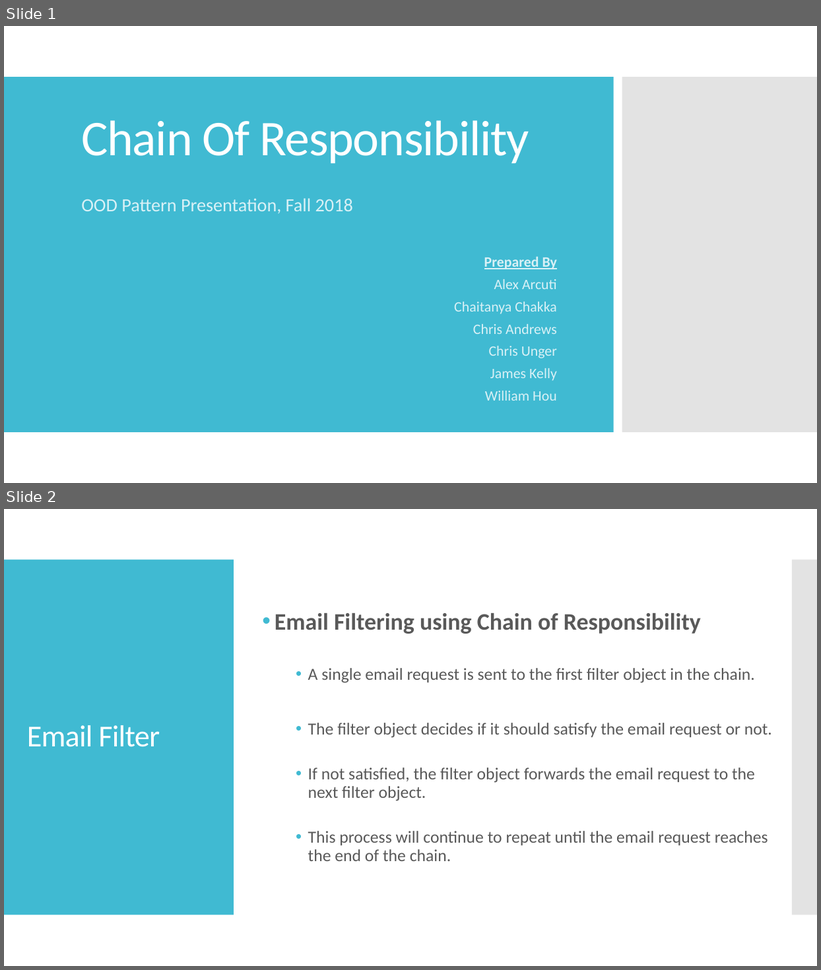
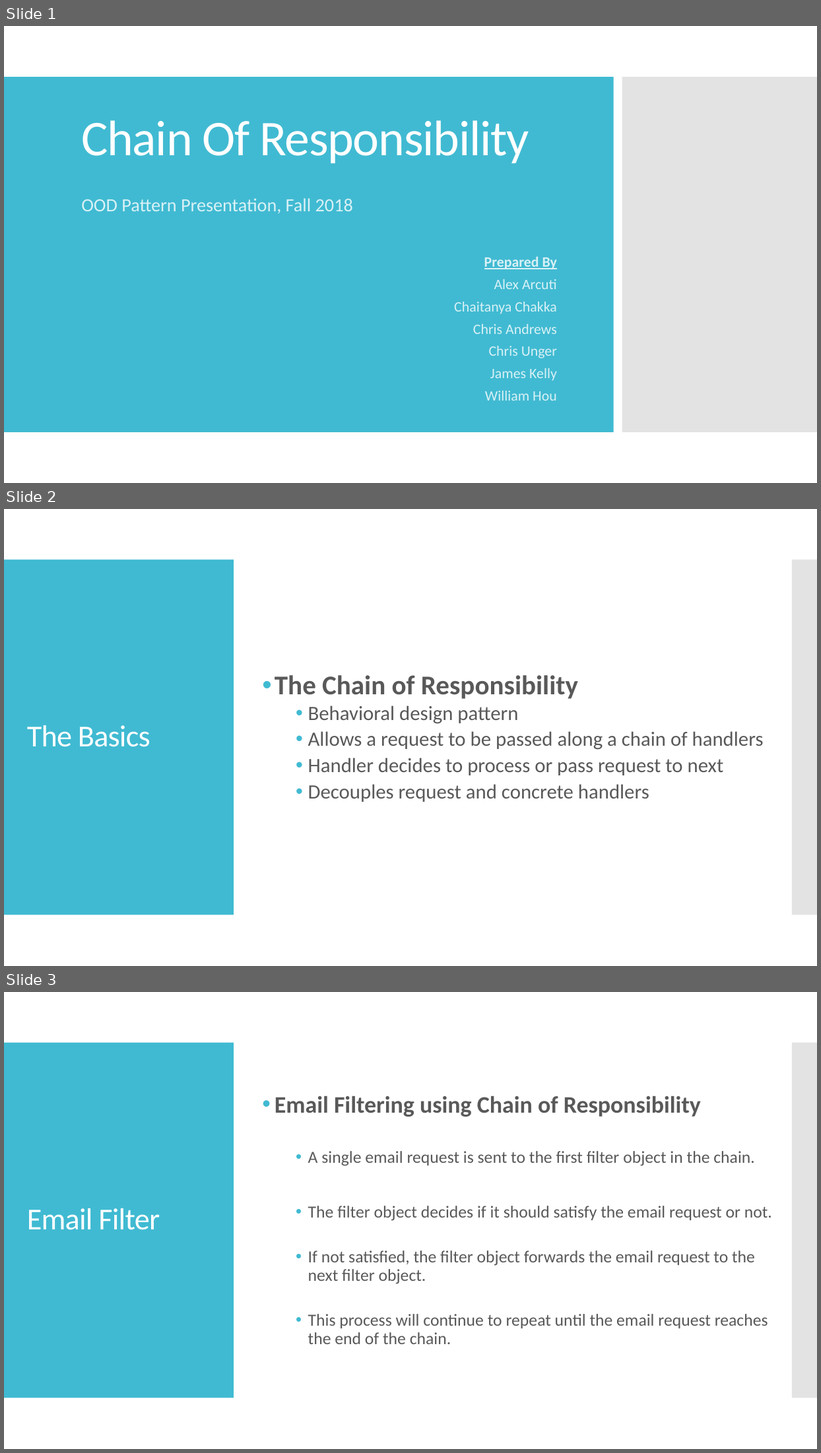
Before and after one commit to OOD-Team2/ChainOfResponsibility-Presentation, a slide deck: ChainOfResponsibility.pptx. Shown one above the other, each under a label of ours: slides 1 and 2 before the commit, slides 1, 2 and 3 after it. The pictures are 821x970 and 821x1453 pixels, drawn with LibreOffice and Linux fonts; fonts in the diff are those of the drawing. Boxes give left, top, right and bottom in pixels: in the first picture for what was removed or moved away, otherwise in the second. Text is boxed around its words. In the diff, an @@ line names an element or a change of style, - is before the commit and + after.

Commit message:
COR Presentation

```diff
--- a/ChainOfResponsibility.pptx
+++ b/ChainOfResponsibility.pptx
@@ slide 2 added at [4, 509, 817, 966], background #FFFFFF; not listed: 2 template elements that a slide beside it also shows @@
@@ text added at [275, 675, 764, 802], 24 pt, text #595959 @@
+• The Chain of Responsibility
+  • Behavioral design pattern
+  • Allows a request to be passed along a chain of handlers
+  • Handler decides to process or pass request to next
+  • Decouples request and concrete handlers
@@ title added at [27, 725, 151, 747], 36 pt, text #FFFFFF @@
+The Basics
@@ what was slide 2 is now slide 3 @@
```
